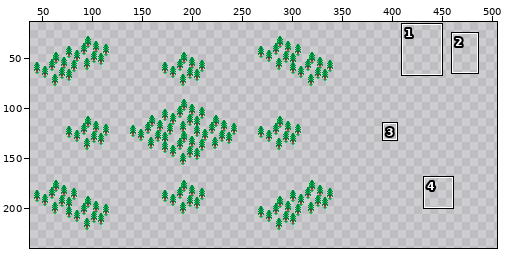
Two versions of one sprite sheet, Assets/Tiles/iso_128x64/terrain_feature_forests.png. The first picture is a wide view before the edit; the outline marks the close-up.
Close-up. Earlier state:
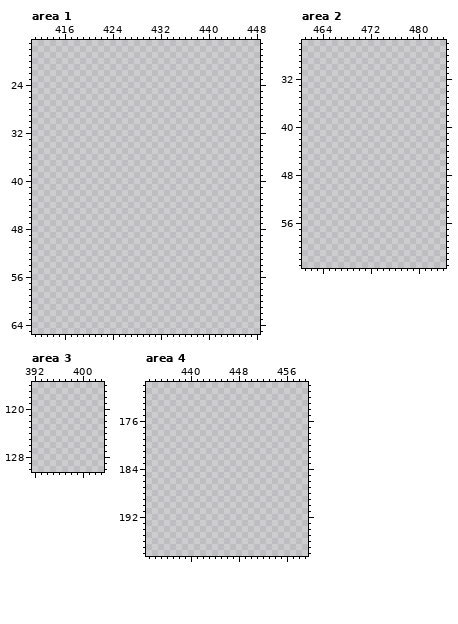
The file is 512x240 pixels. Shown: area 1: x 411..448, y 17..65; area 2: x 461..484, y 26..63; area 3: x 392..403, y 116..130; area 4: x 433..459, y 170..198. The wide view leaves out empty margins. The commit also changed other parts of the picture, which this record leaves out.
Palette (. is transparent): 
New version:
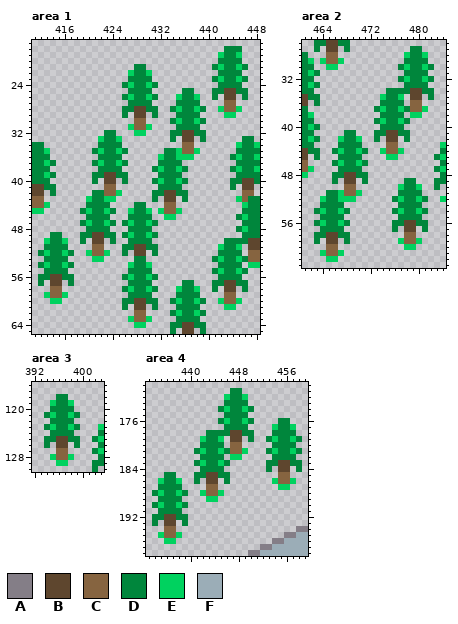
Colours new in this view: A #847e87  B #5e462e  C #866440  D #00863c  E #00d25f  F #9badb7
Difference:
Changed rows in their new state; - is an unchanged pixel.
Area 1:
first column x 411:
18 --------------------------------DDD---
19 -------------------------------EDDE---
20 -------------------------------DDDD---
21 -----------------DD-----------DEDDED--
22 ----------------EDDE-----------DDDD---
23 ----------------DDDD----------DEDDED--
24 ---------------DEDDED----------DDDD---
25 ----------------DDDD-----DD---DDBBDD--
26 ---------------DEDDED---EDDE--D-BB-D--
27 ----------------DDDD----DDDD----CC----
28 ---------------DDBBDD--DEDDED--ECCE---
29 ---------------D-BB-D---DDDD----EE----
30 -----------------CC----DEDDED---------
31 ----------------ECCE----DDDD----------
32 ------------DD---EE----DDBBDD---------
33 -----------EDDE--------D-BB-D------DD-
34 DD---------DDDD----------CC-------EDDE
35 DDE-------DEDDED------DDECCE------DDDD
36 DDD--------DDDD------EDDEEE------DEDDE
37 DDED------DEDDED-----DDDD---------DDDD
38 DDD--------DDDD-----DEDDED-------DEDDE
39 DDED------DDBBDD-----DDDD---------DDDD
40 DDD-------D-BB-D----DEDDED-------DDBBD
41 BBDD--------CC-------DDDD--------D-BB-
42 BB-D------DDCCE-----DDBBDD---------CC-
43 CC-------EDDEE------D-BB-D--------ECDD
44 CCE------DDDD----DD---CC-----------EDD
45 EE------DEDDED--EDDE-ECCE----------DDD
46 ---------DDDD---DDDD--EE----------DEDD
47 --------DEDDED-DEDDED--------------DDD
48 ---------DDDD---DDDD--------------DEDD
49 ---DD---DDBBDD-DEDDED--------------DDD
50 --EDDE--D-BB-D--DDDD------------DDDDBB
51 --DDDD----CC---DDBBDD----------EDDE-BB
52 -DEDDED--ECCE--D-BB-D----------DDDD-CC
53 --DDDD----EE-----DD-----------DEDDEDCC
54 -DEDDED---------EDDE-----------DDDD-EE
55 --DDDD----------DDDD----------DEDDED--
56 -DDBBDD--------DEDDED----------DDDD---
57 -D-BB-D---------DDDD-----DD---DDBBDD--
58 ---CC----------DEDDED---EDDE--D-BB-D--
59 --ECCE----------DDDD----DDDD----CC----
60 ---EE----------DDBBDD--DEDDED--ECCE---
61 ---------------D-BB-D---DDDD----EE----
62 -----------------CC----DEDDED---------
63 ----------------ECCE----DDDD----------
64 -----------------EE----DDBBDD---------
65 -----------------------D-BB-D---------
Area 2:
first column x 461:
26 --DDBBDD----------------
27 --D-BB-D----------DD----
28 D---CC-----------EDDE---
29 DE-ECCE----------DDDD---
30 DD--EE----------DEDDED--
31 DED--------------DDDD---
32 DD--------------DEDDED--
33 DED--------------DDDD---
34 DD------------DDDDBBDD--
35 BDD----------EDDE-BB-D--
36 B-D----------DDDD-CC----
37 D-----------DEDDEDCCE---
38 DE-----------DDDD-EE----
39 DD----------DEDDED------
40 DED----------DDDD-------
41 DD-----DD---DDBBDD------
42 DED---EDDE--D-BB-D------
43 DD----DDDD----CC-------E
44 BDD--DEDDED--ECCE------D
45 B-D---DDDD----EE------DE
46 C----DEDDED------------D
47 CE----DDDD------------DE
48 E----DDBBDD------------D
49 -----D-BB-D------DD---DD
50 -------CC-------EDDE--D-
51 ----DDECCE------DDDD----
52 ---EDDEEE------DEDDED--E
53 ---DDDD---------DDDD----
54 --DEDDED-------DEDDED---
55 ---DDDD---------DDDD----
56 --DEDDED-------DDBBDD---
57 ---DDDD--------D-BB-D---
58 --DDBBDD---------CC-----
59 --D-BB-D--------ECCE----
60 ----CC-----------EE-----
61 ---ECCE-----------------
62 ----EE------------------
Area 3:
first column x 394:
118 --DD------
119 -EDDE-----
120 -DDDD-----
121 DEDDED----
122 -DDDD-----
123 DEDDED---E
124 -DDDD----D
125 DDBBDD--DE
126 D-BB-D---D
127 --CC----DE
128 -ECCE----D
129 --EE----DD
130 --------D-
Area 4:
first column x 434:
171 -------------DD-----------
172 ------------EDDE----------
173 ------------DDDD----------
174 -----------DEDDED---------
175 ------------DDDD----------
176 -----------DEDDED----DD---
177 ------------DDDD----EDDE--
178 ---------DDDDBBDD---DDDD--
179 --------EDDE-BB-D--DEDDED-
180 --------DDDD-CC-----DDDD--
181 -------DEDDEDCCE---DEDDED-
182 --------DDDD-EE-----DDDD--
183 -------DEDDED------DDBBDD-
184 --------DDDD-------D-BB-D-
185 --DD---DDBBDD--------CC---
186 -EDDE--D-BB-D-------ECCE--
187 -DDDD----CC----------EE---
188 DEDDED--ECCE--------------
189 -DDDD----EE---------------
190 DEDDED--------------------
191 -DDDD---------------------
192 DDBBDD--------------------
193 D-BB-D--------------------
194 --CC--------------------AA
195 -ECCE-----------------AAFF
196 --EE----------------AAFFFF
197 ------------------AAFFFFFF
198 ----------------AAFFFFFFFF
Boxes around the changes in both close-ups, in picture pixels (x1, y1, x2, y2):
added: (32, 46, 260, 334)
added: (302, 40, 446, 262)
added: (44, 394, 104, 472)
added: (152, 388, 308, 556)
